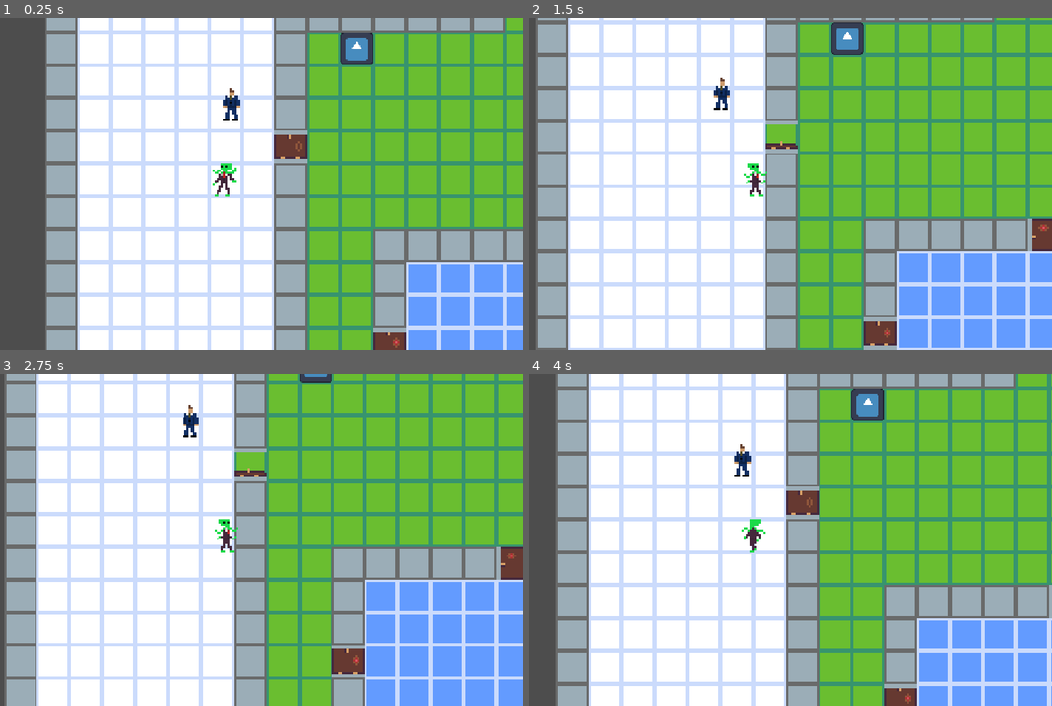
Above: before the commit, frames 1-4 (two rows, left to right).
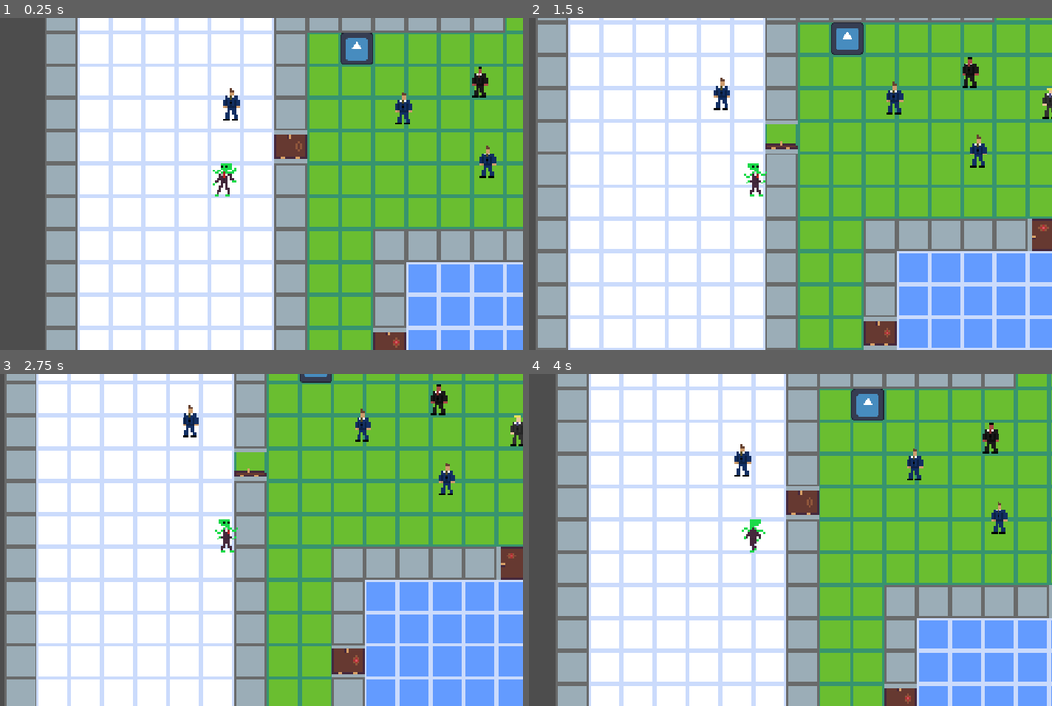
Above: after the commit, the same moments.

Repository: Flogah/alien_dad
Game: Godot game, scene res://scenes/main.tscn
The game is run twice, just before and just after one commit, with the same random seed, the same clock (stepped at 60 frames per second) and the same inputs. The engine's default icon, where the game draws it, is replaced by a stand-in: a white triangle on a blue panel in a dark square.
Inputs:
- Up to frame 1 (0.25 s): no input
- Up to frame 2 (1.5 s): tap Enter at 0.5 s; hold D (move_right) 0.53-1.28 s; hold Space (interact) 0.53-1.28 s; hold S (move_down) from 1.28 s (still down); tap Space (interact) at 1.35 s
- Up to frame 3 (2.75 s): release S (move_down) at 2.03 s; hold D (move_right) from 2.03 s (still down); hold Space (interact) from 2.03 s (still down)
- Up to frame 4 (4 s): release D (move_right) at 2.78 s; release Space (interact) at 2.78 s; hold W (move_up) 2.78-3.53 s; tap Space (interact) at 2.85 s; hold A (move_left) from 3.53 s (still down); hold Space (interact) from 3.53 s (still down)

The runs differ from the first frame. In frame 1, 0.6% of the frame differs, in the area x 75-95%, y 14-49%; in frame 2, 0.7%; in frame 3, 0.7%, in the area x 67-100%, y 3-37%; in frame 4, 0.6%.

Commit message:
added a gaggle of agents

Diff:
--- a/scenes/main.tscn
+++ b/scenes/main.tscn
@@ -77,6 +77,18 @@
 
 [node name="Guard" parent="level1/NPC" unique_id=1633581234 instance=ExtResource("6_o6xl0")]
 position = Vector2(27, -13)
+
+[node name="Guard2" parent="level1/NPC" unique_id=1061942040 instance=ExtResource("6_o6xl0")]
+position = Vector2(111, -11)
+
+[node name="Guard3" parent="level1/NPC" unique_id=2116407465 instance=ExtResource("6_o6xl0")]
+position = Vector2(148, -24)
+
+[node name="Guard4" parent="level1/NPC" unique_id=1224210424 instance=ExtResource("6_o6xl0")]
+position = Vector2(152, 15)
+
+[node name="Guard5" parent="level1/NPC" unique_id=1498169252 instance=ExtResource("6_o6xl0")]
+position = Vector2(187, -9)
 
 [node name="Doors" type="Node2D" parent="level1" unique_id=561313355]
 
